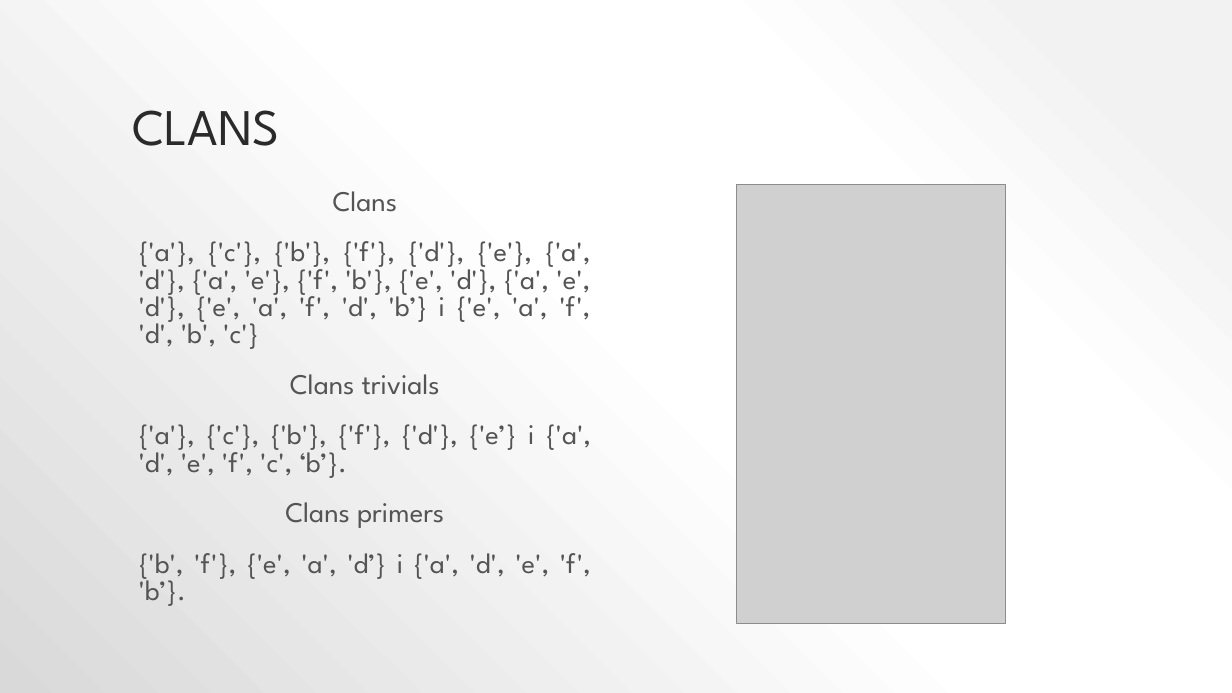
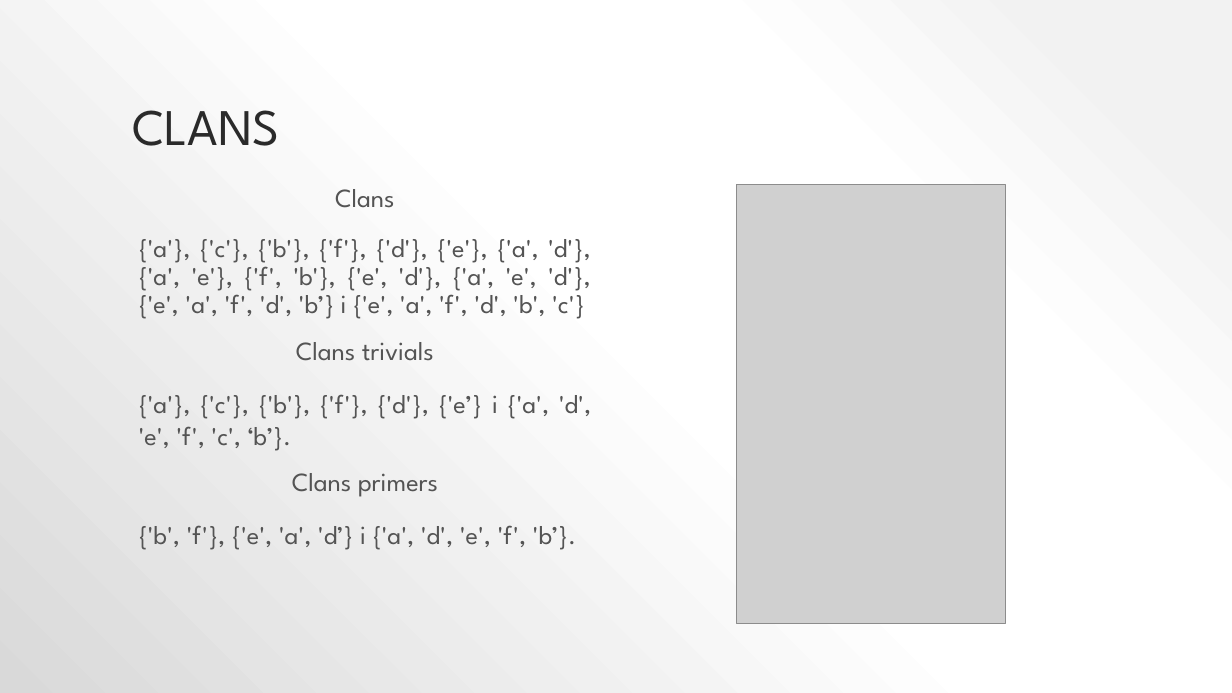
Before and after one commit to lrodrin/TFG, a slide deck: slide 15 of presentació.pptx. Drawn at 1232x693 pixels with LibreOffice and Linux fonts; fonts in the diff are those of the drawing; grey boxes stand for pictures. Boxes give left, top, right and bottom in pixels: in the first picture for what was removed or moved away, otherwise in the second. Text is boxed around its words. In the diff, an @@ line names an element or a change of style, - is before the commit and + after.

```diff
--- a/presentació.pptx
+++ b/presentació.pptx
@@ text "Clans" at box(139, 189, 591, 550): size 22.2 to 20.4 pt; line spacing 0.8 to 0.7; line spacing 0.8 to 0.9; line spacing 0.8 to 1 @@
```
Also in this commit, not shown: 1 other slide changed, 1 other file.
